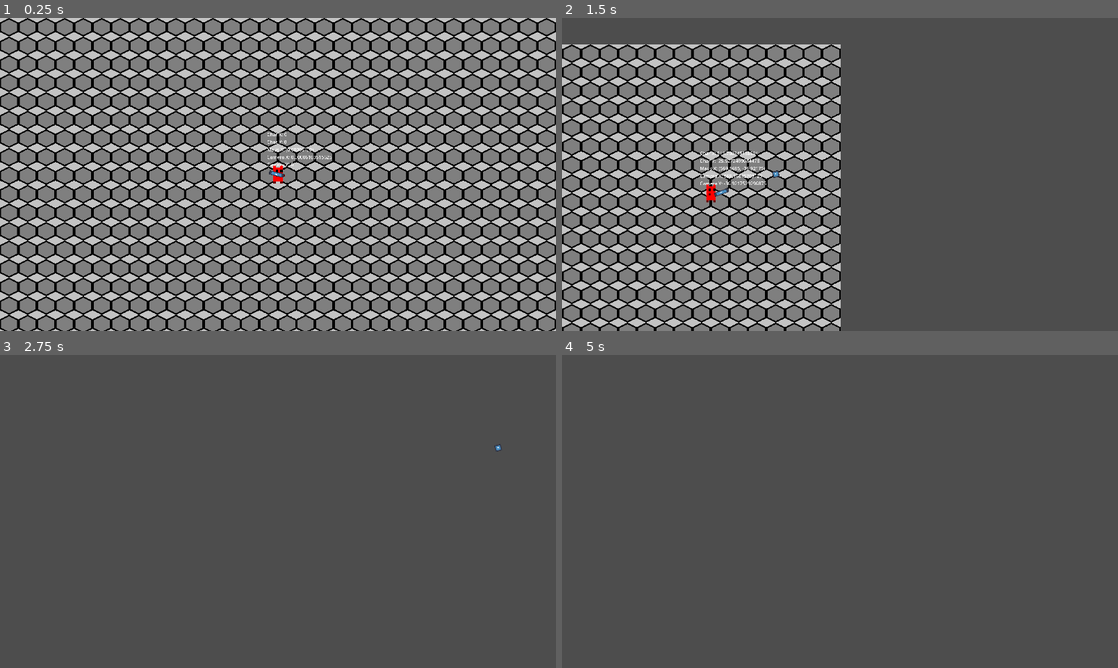
Above: before the commit, frames 1-4 (two rows, left to right).
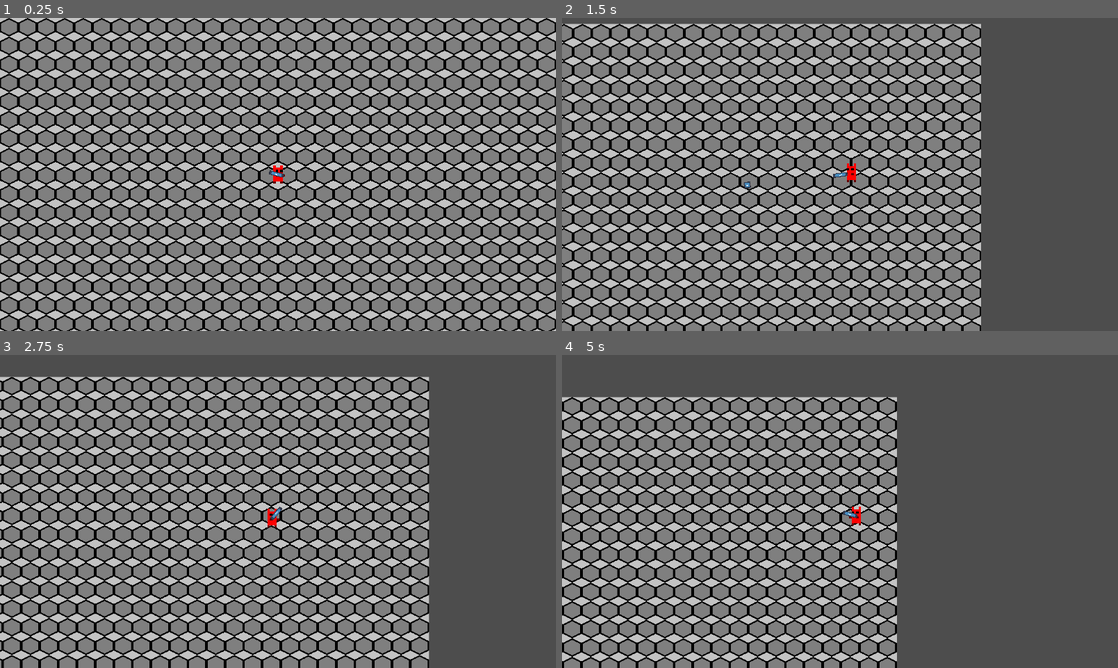
Above: after the commit, the same moments.

Repository: DecotDev/project-movement
Game: Godot game, scene res://Scences/hell_main.tscn
The game is run twice, just before and just after one commit, with the same random seed, the same clock (stepped at 60 frames per second) and the same inputs. This scene is started directly instead of the project's main scene. The engine's default icon, where the game draws it, is replaced by a stand-in: a white triangle on a blue panel in a dark square.
Inputs (mouse positions are in pixels of both pictures, inside the frame that each line leads up to):
- Up to frame 1 (0.25 s): no input
- Up to frame 2 (1.5 s): move the mouse to (962, 158) at 0.52 s; hold D (Right) from 0.53 s (still down); tap Shift (Shift) at 0.6 s; tap W (Up) at 0.77 s; move the mouse to (728, 190) at 1.27 s; click (728, 190) at 1.35 s
- Up to frame 3 (2.75 s): tap W (Up) at 1.52 s; move the mouse to (333, 442) at 2.02 s; release D (Right) at 2.03 s; hold A (Left) from 2.03 s (still down); tap T (Test) at 2.1 s
- Up to frame 4 (5 s): move the mouse to (812, 574) at 2.77 s; release A (Left) at 2.78 s; hold D (Right) 2.78-4.28 s; tap Shift (Shift) at 2.85 s; tap W (Up) at 3.02, 3.77, 4.52 s; move the mouse to (1006, 558) at 3.52 s; click (1006, 558) at 3.6 s; move the mouse to (673, 464) at 4.27 s; hold A (Left) from 4.28 s (still down); tap T (Test) at 4.35 s

The runs differ from the first frame. In frame 1, 0.1% of the frame differs, in the area x 48-60%, y 36-48%; in frame 2, 54%; in frame 3, 70%, in the area x 0-91%, y 6-100%; in frame 4, 51%.

Commit message:
Camera mouse following fixed
What's new?
- Camera now follows the mouse

Diff:
--- a/Scences/camera_2d.gd
+++ b/Scences/camera_2d.gd
@@ -1,11 +1,28 @@
 extends Camera2D
 
+@onready
+var demon: Demon
+@onready
+var mouse_pos: Vector2
+@onready
+var mouse_demon_diff: Vector2
 
 # Called when the node enters the scene tree for the first time.
 func _ready() -> void:
-	pass # Replace with function body.
+	await owner.ready
+	demon = owner as Demon
 
 
 # Called every frame. 'delta' is the elapsed time since the previous frame.
 func _process(delta: float) -> void:
-	position = get_global_mouse_position()
+	mouse_pos = get_global_mouse_position()
+	mouse_demon_diff = (mouse_pos - demon.global_position)
+
+	#global_position = demon.global_position
+	#if camera_desp():
+	global_position = demon.global_position + mouse_demon_diff*0.09
+
+func camera_desp() -> bool:
+	#return (mouse_demon_diff.x > 400) or (mouse_demon_diff.x < -400) or (mouse_demon_diff.y > 200) or (mouse_demon_diff.y < -200)
+	return (mouse_demon_diff.x > 90) or (mouse_demon_diff.x < -90) or (mouse_demon_diff.y > 90) or (mouse_demon_diff.y < -90)
+	#return true
--- a/Scences/demon.tscn
+++ b/Scences/demon.tscn
@@ -34,8 +34,8 @@
 
 [node name="Camera2D" type="Camera2D" parent="."]
 unique_name_in_owner = true
-position_smoothing_enabled = true
-position_smoothing_speed = 2.0
+top_level = true
+position_smoothing_speed = 20.0
 script = ExtResource("4_wb88l")
 
 [node name="Area2D" type="Area2D" parent="."]
@@ -46,6 +46,7 @@
 
 [node name="MouseLabel" type="Label" parent="."]
 unique_name_in_owner = true
+visible = false
 offset_left = -38.0
 offset_top = -150.0
 offset_right = 2.0
--- a/Scripts/demon.gd
+++ b/Scripts/demon.gd
@@ -1,6 +1,6 @@
 extends CharacterBody2D
 
-class_name Character
+class_name Demon
 
 @onready
 var mouse_label: = %MouseLabel
@@ -11,7 +11,7 @@
 @onready
 var camera: = %Camera2D
 
-var mouse_pos: Vector2
+
 var gun_moved_left: bool = false
 var gun_moved_right: bool = false
 
@@ -19,13 +19,13 @@
 var movement_speed: int = 40
 
 func _physics_process(delta: float) -> void:
-	mouse_pos = get_global_mouse_position()
+	camera.mouse_pos = get_global_mouse_position()
 	input_direction = Input.get_vector("Left","Right","Up","Down")
 	#input_direction = input_direction.normalized()
 	velocity = input_direction * 550
 	move_and_slide()
 
-	if mouse_pos.x < position.x:
+	if camera.mouse_pos.x < position.x:
 		sprite.flip_h = false
 		if !gun_moved_left:
 
@@ -42,5 +42,5 @@
 	if Input.is_action_just_pressed("Test"):
 		gun.position = Vector2(0,0)
 
-	mouse_label.text = ("Char X: " + str(position.x) + "\nChar  …(116 unchanged characters)…  "\nCamera Y: " + str(camera.position.y))
+	mouse_label.text = ("Char X: " + str(position.x) + "\nChar  …(116 unchanged characters)…  "\nCamera Y: " + str(camera.position.y) + "\nMD_df X: " + str(camera.mouse_demon_diff.x) +"\nMD_df Y: " + str(camera.mouse_demon_diff.y))
 	#look_at(get_global_mouse_position())
